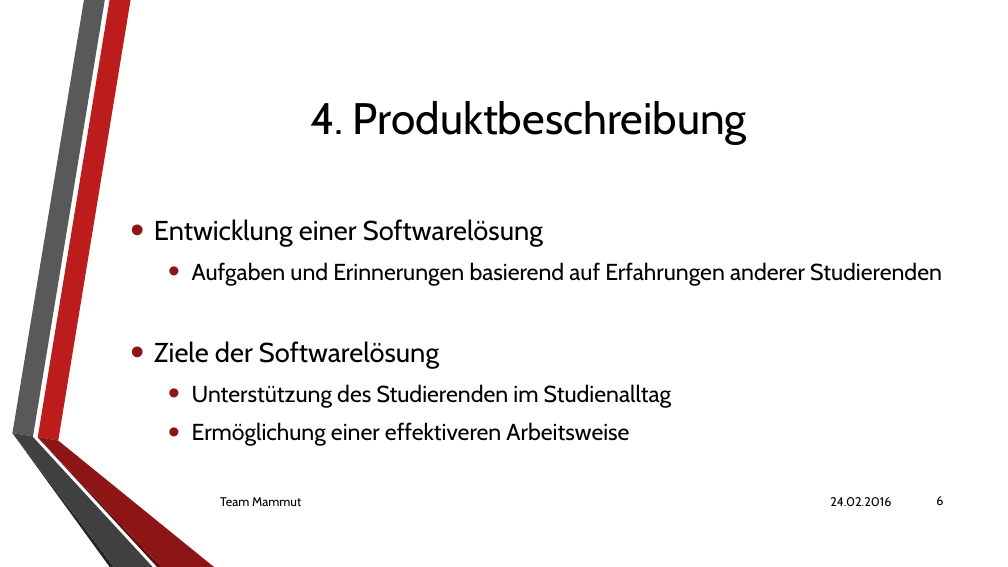
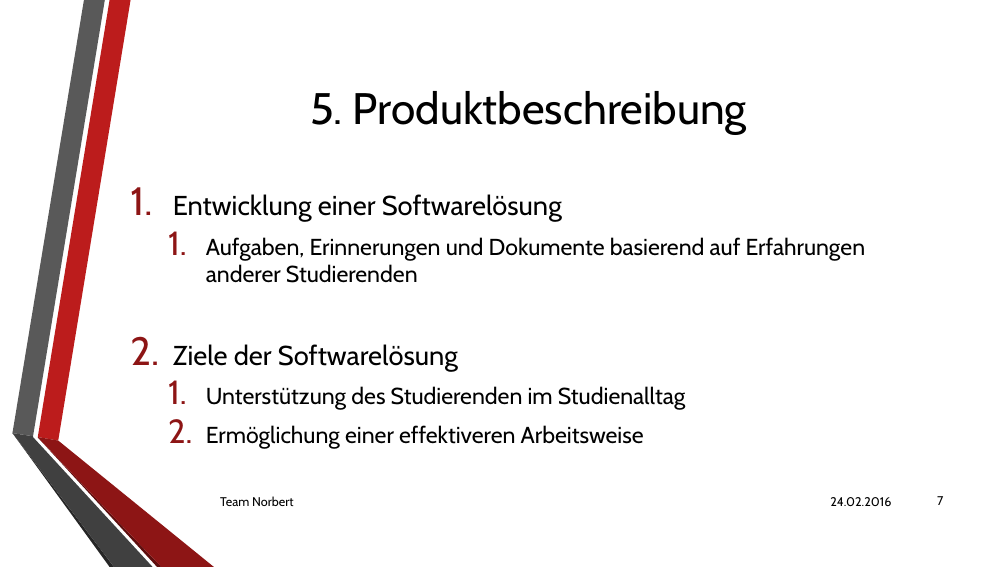
Before and after one commit to Pfeifenjoy/norbert, a slide deck: slide 7 of praesentationens/projektvorstellung/projektvorstellung.pptx (slide 6 before the commit). Drawn at 1008x567 pixels with LibreOffice and Linux fonts; fonts in the diff are those of the drawing; background and template pictures are left out. Boxes give left, top, right and bottom in pixels: in the first picture for what was removed or moved away, otherwise in the second. Text is boxed around its words. In the diff, an @@ line names an element or a change of style, - is before the commit and + after.

```diff
--- a/praesentationens/projektvorstellung/projektvorstellung.pptx
+++ b/praesentationens/projektvorstellung/projektvorstellung.pptx
@@ title at bbox=[310, 91, 747, 135]: text changed @@
-4. Produktbeschreibung
+5. Produktbeschreibung
@@ text "Entwicklung einer Softwarelösung": place and size @@
-text "Entwicklung einer Softwarelösung" at bbox=[154, 219, 942, 446]
+text "Entwicklung einer Softwarelösung" at bbox=[173, 194, 866, 449]
@@ text at bbox=[173, 194, 685, 449]: bullet • to 1. @@
@@ text at bbox=[206, 237, 866, 283]: text changed @@
-  • Aufgaben und Erinnerungen basierend auf Erfahrungen anderer Studierenden
+  1. Aufgaben, Erinnerungen und Dokumente basierend auf Erfahrungen anderer Studierenden
@@ text at bbox=[220, 496, 293, 506]: text changed @@
-Team Mammut
+Team Norbert
@@ page number at bbox=[937, 496, 943, 505]: text changed @@
-6
+7
```
Also in this commit, not shown: 6 other slides changed, 1 slide added.
